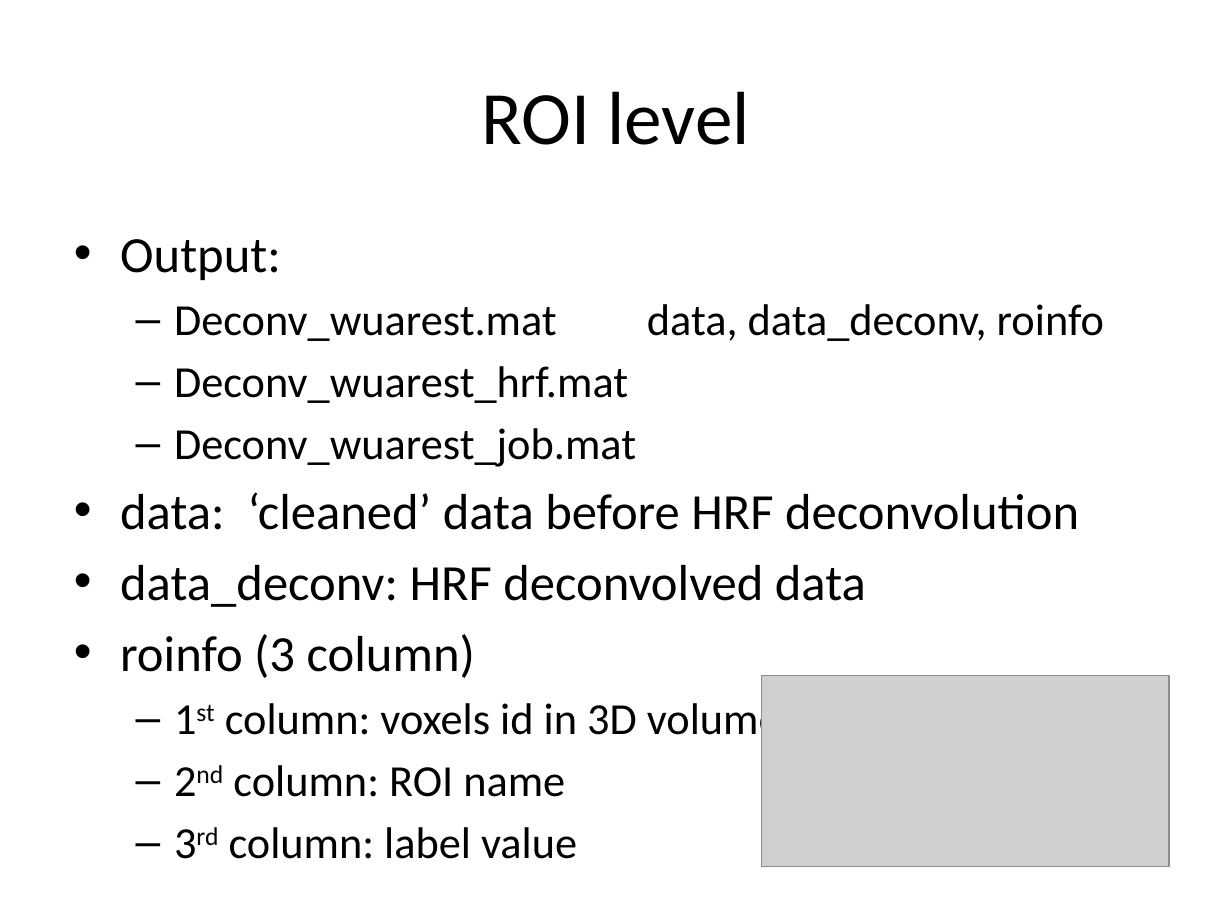
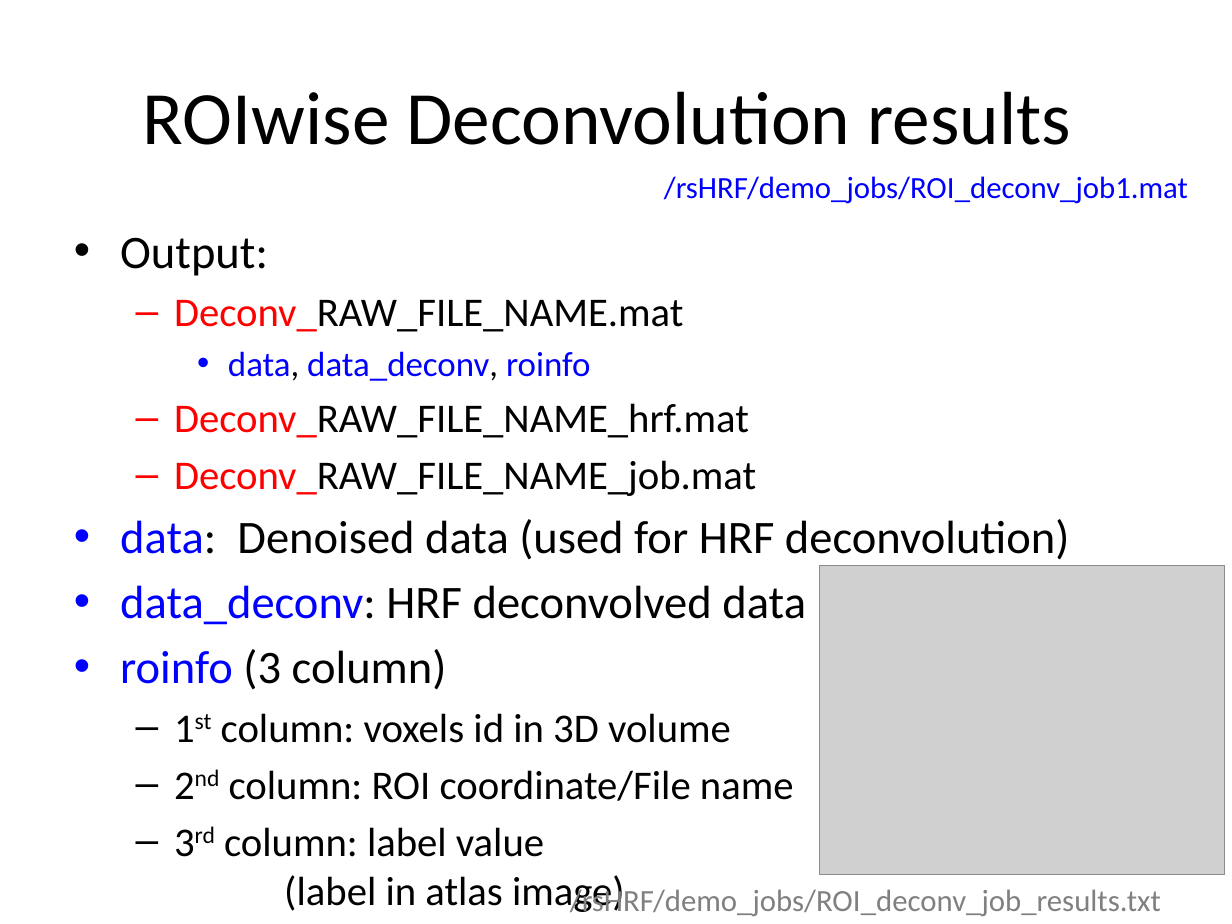
Before and after one commit to compneuro-da/rsHRF, a slide deck: slide 18 of rsHRF_toolbox.pptx (slide 9 before the commit). Drawn at 1232x924 pixels with LibreOffice and Linux fonts; fonts in the diff are those of the drawing; grey boxes stand for pictures. Boxes give left, top, right and bottom in pixels: in the first picture for what was removed or moved away, otherwise in the second. Text is boxed around its words. In the diff, an @@ line names an element or a change of style, - is before the commit and + after.

```diff
--- a/rsHRF_toolbox.pptx
+++ b/rsHRF_toolbox.pptx
@@ title at box(143, 91, 1071, 145): text changed @@
-ROI level
+ROIwise Deconvolution results
@@ text added at box(664, 176, 1188, 204), 18 pt, text #0000FF @@
+/rsHRF/demo_jobs/ROI_deconv_job1.mat
@@ text at box(120, 237, 806, 743): size 29.6 to 27.2 pt in "Output:", "data_deconv: HRF deconvolved data", "roinfo (3 column)"; text colour #000000 to #0000FF in "data_deconv:", "roinfo"; size 25.9 to 23.8 pt in "1st column: voxels id in 3D volume" @@
@@ text at box(120, 300, 1070, 560): text changed; size 25.9 to 23.8 pt @@
-  – Deconv_wuarest.mat data, data_deconv, roinfo
-  – Deconv_wuarest_hrf.mat
-  – Deconv_wuarest_job.mat
-• data: ‘cleaned’ data before HRF deconvolution
+  – Deconv_RAW_FILE_NAME.mat
+    • data, data_deconv, roinfo
+  – Deconv_RAW_FILE_NAME_hrf.mat
+  – Deconv_RAW_FILE_NAME_job.mat
+• data: Denoised data (used for HRF deconvolution)
@@ picture added at box(819, 565, 1225, 875) @@
@@ picture removed at box(761, 675, 1169, 866) @@
@@ text at box(224, 770, 794, 912): text changed; size 25.9 to 23.8 pt @@
-  – 2nd column: ROI name
-  – 3rd column: label value
+  – 2nd column: ROI coordinate/File name
+  – 3rd column: label value
+    (label in atlas image)
@@ text added at box(570, 885, 1161, 916), 18 pt, text #808080 @@
+/rsHRF/demo_jobs/ROI_deconv_job_results.txt
```
Also in this commit, not shown: 6 other slides changed, 20 slides added, 3 slides removed, 10 other files.
